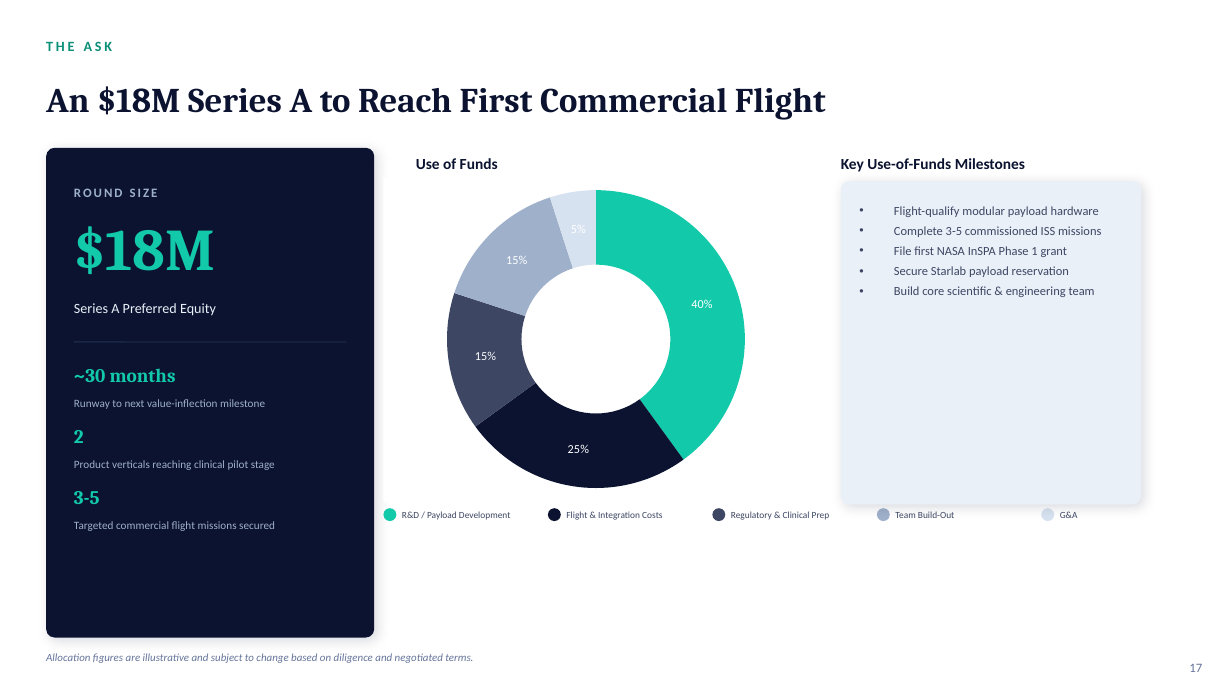
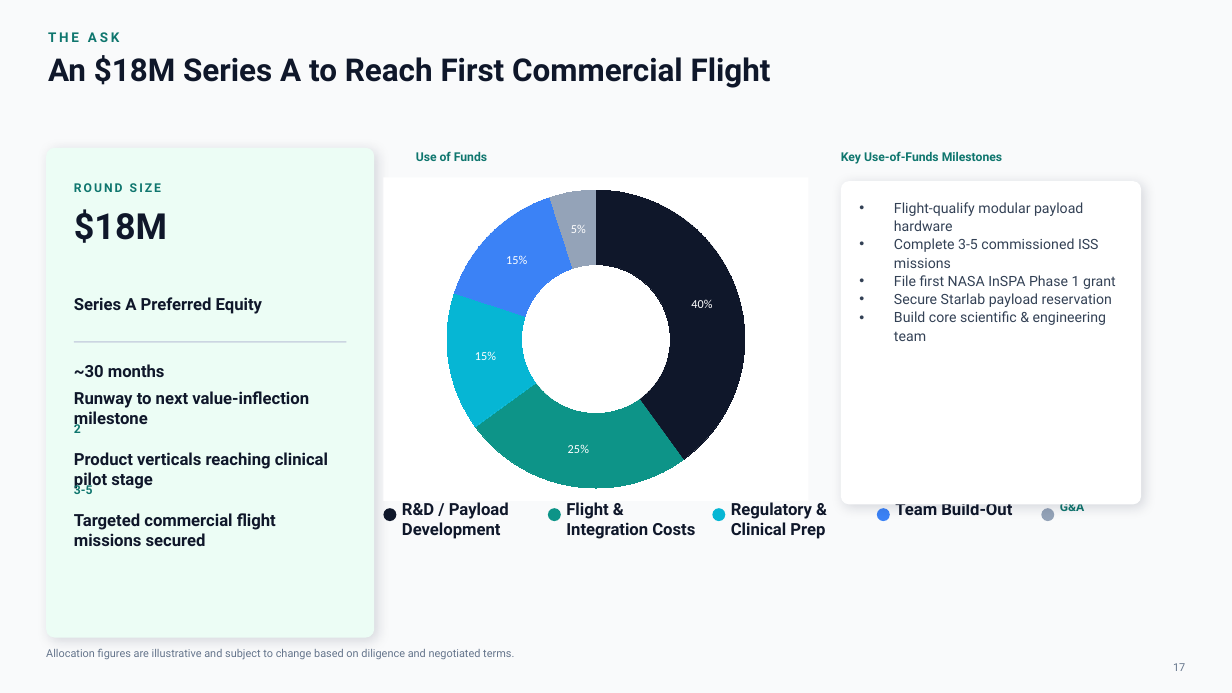
Before and after one commit to anthonyleedu/anthonyleedu, a slide deck: slide 17 of Samuel Space Organ and Tissue Engineering - Investor Presentation (2).pptx. Drawn at 1232x693 pixels with LibreOffice and Linux fonts; fonts in the diff are those of the drawing. Boxes give left, top, right and bottom in pixels: in the first picture for what was removed or moved away, otherwise in the second. Text is boxed around its words. In the diff, an @@ line names an element or a change of style, - is before the commit and + after.

```diff
--- a/Samuel Space Organ and Tissue Engineering - Investor Presentation (2).pptx
+++ b/Samuel Space Organ and Tissue Engineering - Investor Presentation (2).pptx
@@ background #FFFFFF to #F9FAFB @@
@@ text "THE ASK" at [48,32,119,42]: size 11 to 10.5 pt, font Calibri to Roboto, text colour #0A8F78 to #0F766E @@
@@ text "An $18M Series A to ...": place and size @@
-text "An $18M Series A to ..." at [46,86,826,120]
+text "An $18M Series A to ..." at [48,55,771,88]
@@ text "An $18M Series A to ..." at [48,55,771,88]: size 27 to 24.5 pt, font Cambria to Roboto, text colour #0B1330 to #0F172A; vertical alignment middle to top @@
@@ rounded rectangle at [46,148,374,638]: fill #0B1330 to #ECFDF5 @@
@@ doughnut chart at [384,177,809,501] @@
@@ colours of single points changed @@
@@ text "Use of Funds" at [416,151,487,161]: size 12 to 9.5 pt, font Calibri to Roboto, text colour #0B1330 to #0F766E; vertical alignment middle to top @@
@@ text "Key Use-of-Funds Milestones" at [841,151,1002,164]: size 12 to 9.5 pt, font Calibri to Roboto, text colour #0B1330 to #0F766E; vertical alignment middle to top @@
@@ text "ROUND SIZE" at [74,183,161,192]: size 10 to 9.5 pt, font Calibri to Roboto, text colour #9FB0CB to #0F766E; vertical alignment middle to top @@
@@ text "$18M" at [74,209,167,243]: size 46 to 28 pt, font Cambria to Roboto, text colour #12C9AA to #0F172A; vertical alignment middle to top @@
@@ rounded rectangle at [841,181,1141,505]: fill #EAF0F8 to #FFFFFF @@
@@ text "Flight-qualify modular payload hardware" at [894,202,1116,341]: size 9.7 to 11 pt, font Calibri to Roboto, text colour #3D4663 to #334155; line spacing 1.35 to 1.08 @@
@@ text "Series A Preferred Equity" at [74,297,262,314]: size 11 to 13 pt, font Calibri to Roboto, text colour #EAF0F8 to #0F172A, bold on; vertical alignment middle to top @@
@@ line (74, 342) - (347, 342): stroke #1B2747 1 pt to #CBD5E1 1.25 pt @@
@@ text "~30 months" at [74,364,165,377]: size 15 to 13 pt, font Cambria to Roboto, text colour #12C9AA to #0F172A; vertical alignment middle to top @@
@@ text "2" at [74,422,81,433]: size 15 to 9.5 pt, font Cambria to Roboto, text colour #12C9AA to #0F766E; vertical alignment middle to top @@
@@ text "3-5" at [74,483,93,494]: size 15 to 9.5 pt, font Cambria to Roboto, text colour #12C9AA to #0F766E; vertical alignment middle to top @@
@@ ellipse at [384,508,396,521]: fill #12C9AA to #0F172A @@
@@ ellipse at [548,508,561,521]: fill #0B1330 to #0D9488 @@
@@ ellipse at [713,508,726,521]: fill #3D4663 to #06B6D4 @@
@@ ellipse at [877,508,890,521]: fill #9FB0CB to #3B82F6 @@
@@ size 7.3 to 13 pt, font Calibri to Roboto, text colour #3D4663 to #0F172A, bold on; vertical alignment middle to top in 4 elements at [402,502,509,539], [566,502,695,539], [731,502,825,539], [895,504,1012,515] @@
@@ ellipse at [1042,508,1055,521]: fill #D7E2F0 to #94A3B8 @@
@@ text "G&A" at [1060,504,1084,511]: size 7.3 to 9.5 pt, font Calibri to Roboto, text colour #3D4663 to #0F766E, bold on; vertical alignment middle to top @@
@@ size 8.7 to 13 pt, font Calibri to Roboto, text colour #9FB0CB to #0F172A, bold on; line spacing 1.05 to 1; vertical alignment middle to top in 3 elements at [74,391,309,429], [74,452,328,490], [74,513,276,546] @@
@@ text "Allocation figures are illustrative and ..." at [46,649,514,659]: font Calibri to Roboto, text colour #64739A to #64748B, italic off; vertical alignment middle to top @@
@@ text "17" at [1173,663,1185,671]: size 10 to 8.5 pt, font Calibri to Roboto, text colour #64739A to #64748B; alignment right to centre @@
```
Also in this commit, not shown: 20 other slides changed.
